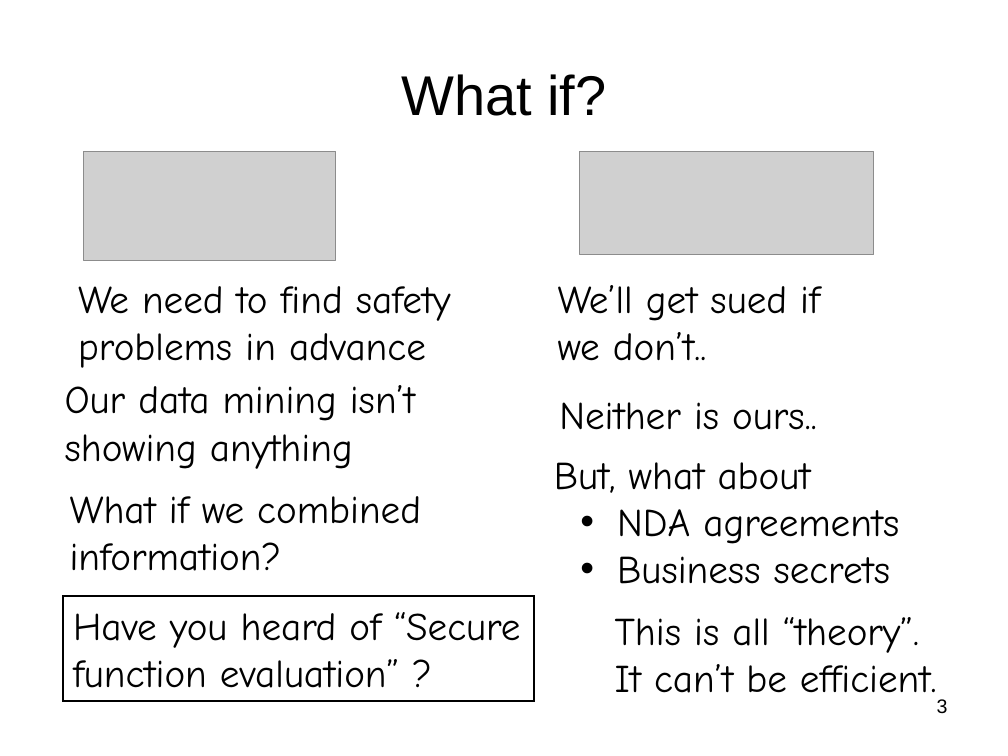
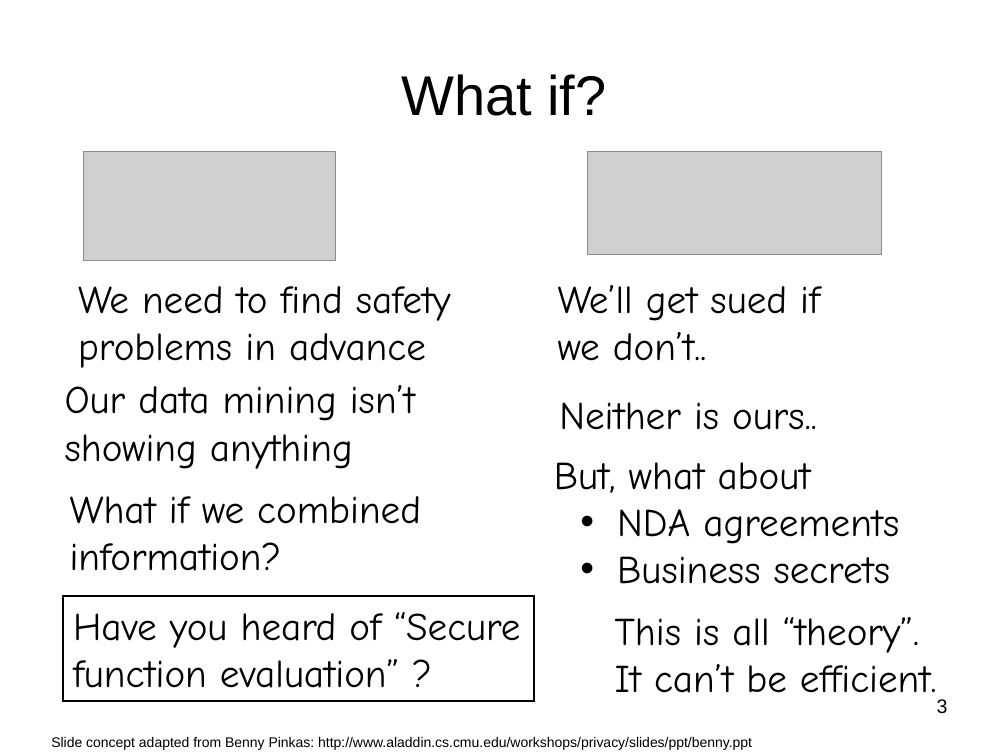
Before and after one commit to lpkruger/sfe-tools, a slide deck: slide 3 of prelim/Prelim-talk.ppt. Drawn at 1008x756 pixels with LibreOffice and Linux fonts; fonts in the diff are those of the drawing; grey boxes stand for pictures. Boxes give left, top, right and bottom in pixels: in the first picture for what was removed or moved away, otherwise in the second. Text is boxed around its words. In the diff, an @@ line names an element or a change of style, - is before the commit and + after.

Commit message:
final version

```diff
--- a/prelim/Prelim-talk.ppt
+++ b/prelim/Prelim-talk.ppt
@@ picture: place and size @@
-picture at [580,151,874,255]
+picture at [588,151,882,255]
@@ text added at [51,737,752,750], 10 pt, text #000000 @@
+Slide concept adapted from Benny Pinkas: http://www.aladdin.cs.cmu.edu/workshops/privacy/slides/ppt/benny.ppt
```
Also in this commit, not shown: 13 other slides changed.
